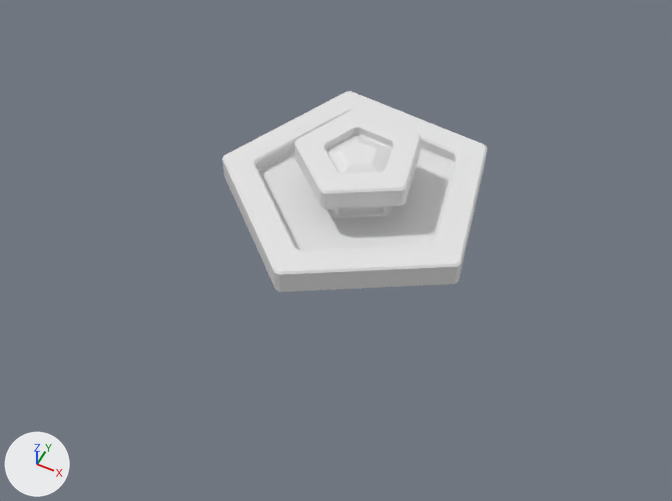
Renders of the Blender file Assets/PROPS/school.blend from each side of a commit.
Rendered twice from a 50 mm lens placed at (5.81, -12.68, 14.01), pointed at (0.09, -1.22, -0.31). The axes (+X, +Y, +Z) are drawn at lower left. The lights are the same throughout.

The first picture shows 'Fountain'.
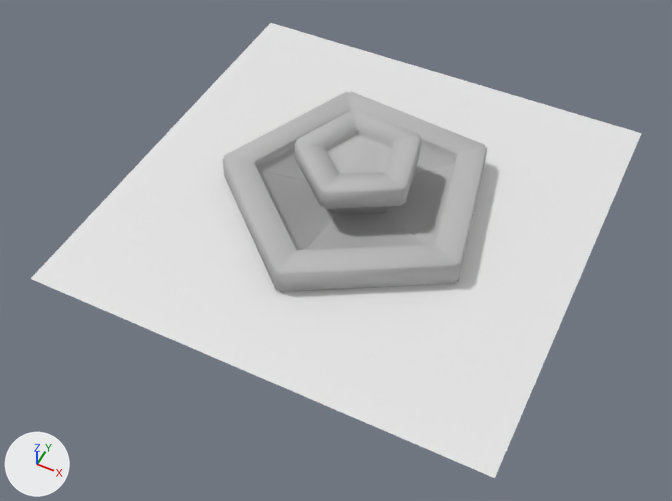
Where the newer file only moved an object's origin or applied its transform, the numbers keep the older frame.

Boxes (x1, y1, x2, y2) around the edits, measured in the pictures (672 x 501 px):
'Plane', added: after (31, 23, 642, 478)
'Fountain', recoloured (white to grey): (222, 91, 487, 292) in both

Edits to the bpy script that builds the scene:
```text
Add mat_cycles:
    mat_cycles = diffuse_material('cycles')
    mat_cycles.base_color = (0.5, 0.5, 0.5)  # grey #bcbcbc
Change me_cylinder_001:
    where me_cylinder_001.from_pydata(...)  # 270 vertices, 256 faces; spans x -2.83..2.83, y -2.43..2.96, z -0.3..1.1
    add me_cylinder_001.materials.append(mat_cycles)  # grey #bcbcbc
Add me_plane:
    me_plane.from_pydata([(-1.0, -1.0, 0.0), (1.0, -1.0, 0.0), (-1.0, 1.0, 0.0), (1.0, 1.0, 0.0)], [], [(0, 1, 3, 2)])
Add ob_plane:
    ob_plane = bpy.data.objects.new('Plane', me_plane)
    ob_plane.location = (0.0, 0.0, 0.0)
    ob_plane.scale = (4.82, 4.82, 4.82)
```
